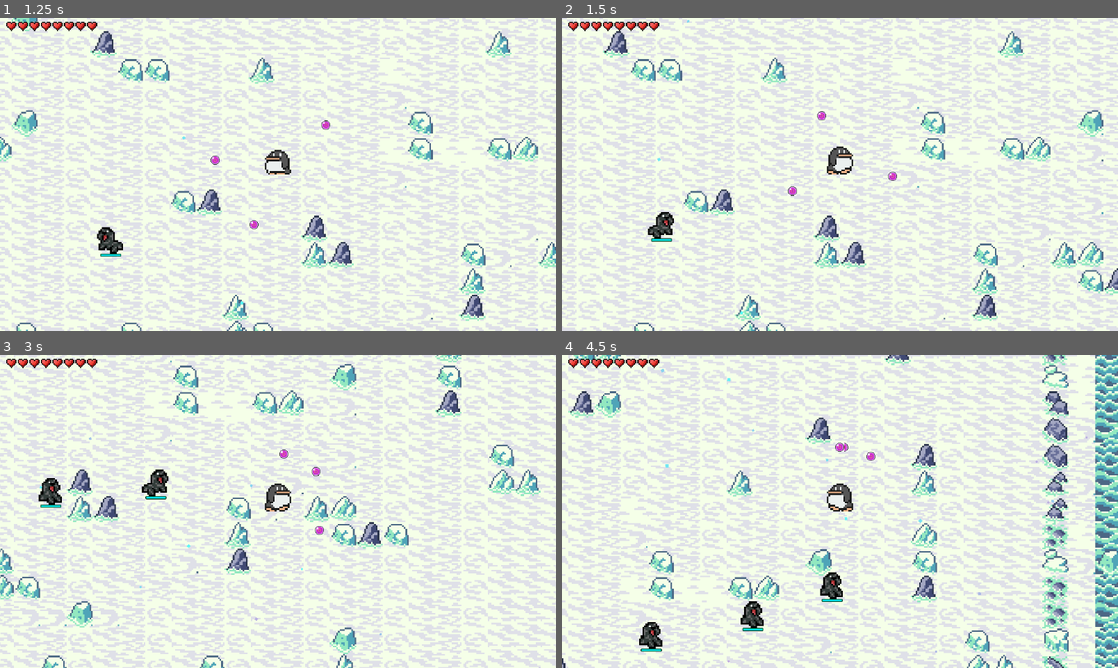
Above: before the commit, frames 1-4 (two rows, left to right).
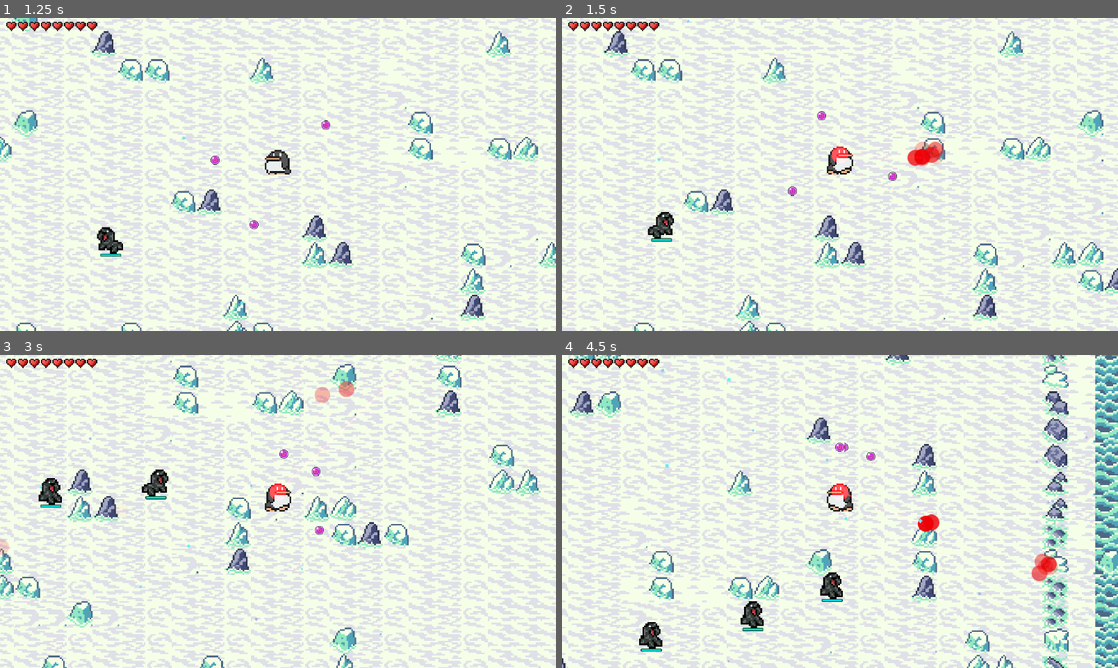
Above: after the commit, the same moments.

Repository: fossaplex/PolarAttack
Game: Godot game, scene res://Scenes/MainMenu/main_menu.tscn
The game is run twice, just before and just after one commit, with the same random seed, the same clock (stepped at 60 frames per second) and the same inputs.
Inputs (mouse positions are in pixels of both pictures, inside the frame that each line leads up to):
- Up to frame 1 (1.25 s): click "START GAME" at 0.5 s
- Up to frame 2 (1.5 s): tap Enter at 1.25 s; move the mouse to (962, 158) at 1.27 s; press the mouse at (962, 158) at 1.28 s; hold D (move_right) from 1.28 s (still down)
- Up to frame 3 (3 s): right-click (400, 495) at 1.55 s; move the mouse to (166, 527) at 2.02 s; release D (move_right) at 2.03 s; release the mouse at (166, 527) at 2.03 s; hold S (move_down) 2.03-2.78 s; right-click (166, 527) at 2.1 s; click (166, 527) at 2.3 s; move the mouse to (333, 442) at 2.77 s; press the mouse at (333, 442) at 2.78 s; hold D (move_right) from 2.78 s (still down)
- Up to frame 4 (4.5 s): right-click (895, 442) at 3.05 s; move the mouse to (812, 574) at 3.52 s; release D (move_right) at 3.53 s; release the mouse at (812, 574) at 3.53 s; hold W (move_up) 3.53-4.28 s; right-click (812, 574) at 3.6 s; click (812, 574) at 3.8 s; move the mouse to (1006, 558) at 4.27 s; press the mouse at (1006, 558) at 4.28 s; hold A (move_left) from 4.28 s (still down)

Frame 1 is identical in both runs. In frame 2, 0.5% of the frame differs, in the area x 48-69%, y 39-48%; in frame 3, 0.4%; in frame 4, 0.6%, in the area x 48-90%, y 40-73%.

Commit message:
Fix mouse click error, add logic for space and enter change, more WIP

Diff:
--- a/Scenes/OptionsMenu/ControlsSettings/hotkey_rebind_button.gd
+++ b/Scenes/OptionsMenu/ControlsSettings/hotkey_rebind_button.gd
@@ -5,6 +5,9 @@
 @onready var button = $HBoxContainer/Button as Button
 
 @export var action_name : String = "move_left"
+
+var mouse_button_pressed = false
+var space_or_enter_pressed = false
 
 func _ready():
 	set_process_unhandled_key_input(false)
@@ -44,27 +47,18 @@
 			button.text = "%s" % action_keycode
 		elif action_event is InputEventMouseButton:
 			var action_mouse = action_event.button_index
-			match action_mouse:
-				1:
-					button.text = "Left Mouse Button"
-				2:
-					button.text = "Right Mouse Button"
+			button.text = "%s" % action_mouse
 		elif action_event is InputEventJoypadMotion:
 			var action_axis = action_event.axis
 			button.text = "%s" % "Joypad Axis: " + str(action_axis)
 	set_process_input(false)
 
-
 func _on_button_toggled(button_pressed):
+	print(button_pressed)
 	if button_pressed:
 		button.text = "Press Any Key/Input..."
 		set_process_unhandled_input(button_pressed)
 		set_process_input(button_pressed)
-		for i in get_tree().get_nodes_in_group("hotkey_button"):
-			if i.action_name != self.action_name:
-				i.button.toggle_mode = false;
-				i.set_process_unhandled_key_input(false)
-				i.set_process_input(false)
 	else:
 		for i in get_tree().get_nodes_in_group("hotkey_button"):
 			if i.action_name != self.action_name:
@@ -73,11 +67,28 @@
 				i.set_process_input(false)
 		set_text_for_input()
 
+#NOTE - This logic works for Space (keycode 32), Enter (keycode 4194309), and Left Clicking.
 func _input(event):
-	print(event)
-	if event is InputEventKey or event is InputEventMouseButton:
-		rebind_action_key(event)
-		button.button_pressed = false
+	if event is InputEventKey:
+		if event.keycode == 32 and space_or_enter_pressed:
+			rebind_action_key(event)
+			button.button_pressed = false
+			space_or_enter_pressed = true
+		elif event.keycode == 4194309 and space_or_enter_pressed:
+			rebind_action_key(event)
+			button.button_pressed = false
+			space_or_enter_pressed = true
+		elif not event.pressed:
+			rebind_action_key(event)
+			space_or_enter_pressed = false
+	elif event is InputEventMouseButton:
+		if event.button_index == MOUSE_BUTTON_LEFT and mouse_button_pressed:
+			rebind_action_key(event)
+			button.button_pressed = false
+			mouse_button_pressed = true
+		elif not event.pressed:
+			rebind_action_key(event)
+			mouse_button_pressed = false
 
 func rebind_action_key(event):
 	InputMap.action_erase_events(action_name)
--- a/Scenes/OptionsMenu/ControlsSettings/hotkey_rebind_button.tscn
+++ b/Scenes/OptionsMenu/ControlsSettings/hotkey_rebind_button.tscn
@@ -38,6 +38,7 @@
 custom_minimum_size = Vector2(200, 0)
 layout_mode = 2
 toggle_mode = true
+keep_pressed_outside = true
 text = "ACTION_KEY"
 
 [connection signal="toggled" from="HBoxContainer/Button" to="." method="_on_button_toggled"]
--- a/Scenes/Resources/PlayerKeybindDefault.tres
+++ b/Scenes/Resources/PlayerKeybindDefault.tres
@@ -22,9 +22,17 @@
 physical_keycode = 87
 unicode = 119
 
+[sub_resource type="InputEventMouseButton" id="InputEventMouseButton_24g60"]
+button_index = 1
+
+[sub_resource type="InputEventMouseButton" id="InputEventMouseButton_ntjsl"]
+button_index = 2
+
 [resource]
 script = ExtResource("1_y86lt")
 DEFAULT_MOVE_LEFT_KEY = SubResource("InputEventKey_3l8eh")
 DEFAULT_MOVE_RIGHT_KEY = SubResource("InputEventKey_ea3g5")
 DEFAULT_MOVE_UP_KEY = SubResource("InputEventKey_ebns2")
 DEFAULT_MOVE_DOWN_KEY = SubResource("InputEventKey_76lb0")
+DEFAULT_PRIMARY_ATTACK_INPUT = SubResource("InputEventMouseButton_24g60")
+DEFAULT_SECONDARY_ATTACK_INPUT = SubResource("InputEventMouseButton_ntjsl")
--- a/Scenes/Resources/PlayerKeybindResource.gd
+++ b/Scenes/Resources/PlayerKeybindResource.gd
@@ -12,7 +12,6 @@
 @export var DEFAULT_MOVE_RIGHT_KEY = InputEventKey.new()
 @export var DEFAULT_MOVE_UP_KEY = InputEventKey.new()
 @export var DEFAULT_MOVE_DOWN_KEY = InputEventKey.new()
-#TODO v
 @export var DEFAULT_PRIMARY_ATTACK_INPUT = InputEventMouseButton.new()
 @export var DEFAULT_SECONDARY_ATTACK_INPUT = InputEventMouseButton.new()
 
--- a/Scenes/Resources/SettingsResource.gd
+++ b/Scenes/Resources/SettingsResource.gd
@@ -3,7 +3,7 @@
 
 #Default Variables
 #Graphics
-const DEFAULT_WINDOW_MODE_INDEX: int = 0
+const DEFAULT_WINDOW_MODE_INDEX: int = 1
 const DEFAULT_RESOLUTION_INDEX: int = 0
 
 #Volume
--- a/autoloads/SaveManager.gd
+++ b/autoloads/SaveManager.gd
@@ -9,6 +9,7 @@
 	load_settings_data()
 
 func on_settings_save(data: Dictionary) -> void:
+	print(data)
 	var save_settings_data_file = FileAccess.open(SETTINGS_SAVE_PATH, FileAccess.WRITE)
 	var json_data_string = JSON.stringify(data)
 	save_settings_data_file.store_line(json_data_string)
--- a/autoloads/SettingsDataContainer.gd
+++ b/autoloads/SettingsDataContainer.gd
@@ -76,7 +76,7 @@
 		return DEFAULT_SETTINGS.DEFAULT_AMBIENT_VOLUME
 	return ambient_volume
 func get_keybinds(action: String):
-	if !loaded_data.has("keybinds"):
+	if loaded_data == {}:
 		match action:
 			keybind_resource.MOVE_LEFT:
 				return keybind_resource.DEFAULT_MOVE_LEFT_KEY
@@ -86,9 +86,9 @@
 				return keybind_resource.DEFAULT_MOVE_UP_KEY
 			keybind_resource.MOVE_DOWN:
 				return keybind_resource.DEFAULT_MOVE_DOWN_KEY
-			keybind_resource.DEFAULT_PRIMARY_ATTACK_INPUT:
+			keybind_resource.PRIMARY_ATTACK:
 				return keybind_resource.DEFAULT_PRIMARY_ATTACK_INPUT
-			keybind_resource.DEFAULT_SECONDARY_ATTACK_INPUT:
+			keybind_resource.SECONDARY_ATTACK:
 				return keybind_resource.DEFAULT_SECONDARY_ATTACK_INPUT
 	else:
 		match action:
@@ -135,31 +135,14 @@
 			keybind_resource.secondary_attack_button = event
 
 func on_keybinds_loaded(data : Dictionary) -> void:
-	var loaded_move_left = InputEventKey.new()
-	var loaded_move_right = InputEventKey.new()
-	var loaded_move_up = InputEventKey.new()
-	var loaded_move_down = InputEventKey.new()
-	var loaded_primary_attack = InputEventMouseButton.new()
-	var loaded_secondary_attack = InputEventMouseButton.new()
-	print(data)
-	print("Break")
-	print(data.move_left)
-	print(data.secondary_attack)
-	print("Break two")
 	if data != null:
 		var getInputs = set_key_or_mouse_input(data)
-		if getInputs != null:
-			pass
-	loaded_move_left.set_physical_keycode(int(data.move_left))
-	loaded_move_right.set_physical_keycode(int(data.move_right))
-	loaded_move_up.set_physical_keycode(int(data.move_up))
-	loaded_move_down.set_physical_keycode(int(data.move_down))
-	loaded_primary_attack.set
-
-	keybind_resource.move_left_key = loaded_move_left
-	keybind_resource.move_right_key = loaded_move_right
-	keybind_resource.move_up_key = loaded_move_up
-	keybind_resource.move_down_key = loaded_move_down
+		keybind_resource.move_left_key = getInputs.move_left
+		keybind_resource.move_right_key = getInputs.move_right
+		keybind_resource.move_up_key = getInputs.move_up
+		keybind_resource.move_down_key = getInputs.move_down
+		keybind_resource.primary_attack_button = getInputs.primary_attack
+		keybind_resource.secondary_attack_button = getInputs.secondary_attack
 
 func set_key_or_mouse_input(currentInputs: Dictionary) -> Dictionary:
 	var tempDictionary : Dictionary = {
@@ -170,23 +153,30 @@
 		"primary_attack" : null,
 		"secondary_attack" : null,
 	}
-	var move_left
-	var move_right
-	var move_up
-	var move_down
-	var primary_attack
-	var secondary_attack
 	for key in currentInputs:
-		print(currentInputs[key])
-		if currentInputs[key].contains("InputEventMouseButton"):
-			tempDictionary[key] = InputEventMouseButton.new()
-		elif currentInputs[key].contains("InputEventMouseButton"):
-			tempDictionary[key] = InputEventKey.new()
-		else:
-			#placeholder for controller support?
-			print("Error, no Keyboard/Mouse detected")
+		if currentInputs[key] != null:
+			if currentInputs[key].contains("InputEventKey"):
+				tempDictionary[key] = InputEventKey.new()
+				tempDictionary[key].set_physical_keycode(int(currentInputs[key]))
+			elif currentInputs[key].contains("InputEventMouseButton"):
+				tempDictionary[key] = InputEventMouseButton.new()
+				var mouse_index = get_input_event_mouse_index(currentInputs[key])
+				if mouse_index != -9999:
+					tempDictionary[key].set_button_index(mouse_index)
+			else:
+				#placeholder for controller support?
+				print("Error, no Keyboard/Mouse detected")
 	return tempDictionary
 
+func get_input_event_mouse_index(currentString : String) -> int:
+	var regex = RegEx.new()
+	regex.compile("(\\d+)")
+	var result = regex.search(currentString)
+	if result:
+		return int(result.get_string())
+	else:
+		# Returning this number as a safety check
+		return -9999
 func on_settings_data_loaded(data: Dictionary) -> void:
 	loaded_data = data
 	set_window_mode_selected(loaded_data.window_mode_index)
--- a/autoloads/SettingsSignalBus.gd
+++ b/autoloads/SettingsSignalBus.gd
@@ -1,5 +1,6 @@
 extends Node
 
+signal rebind_button_toggled(value: bool)
 signal set_subtitles_toggled(value: bool)
 
 signal set_window_mode_selected(index: int)
@@ -14,11 +15,14 @@
 
 signal load_settings_data(settings_dict : Dictionary)
 
+
 func emit_load_settings_data(settings_dict: Dictionary) -> void:
 	load_settings_data.emit(settings_dict)
 func emit_set_settings_dictionary(settings_dict: Dictionary) -> void:
 	set_settings_dictionary.emit(settings_dict)
 
+func emit_rebind_button_toggled(value: bool) -> void:
+	rebind_button_toggled.emit(value)
 func emit_set_subtitles_toggled(value: bool) -> void:
 	set_subtitles_toggled.emit(value)
 
--- a/autoloads/SignalBus.gd
+++ b/autoloads/SignalBus.gd
@@ -1,7 +1,12 @@
 extends Node
+
+#Gui Signals
+signal rebind_button_toggled(value: bool)
+
+func emit_rebind_button_toggled(value: bool) -> void:
+	rebind_button_toggled.emit(value)
 
 signal collect_entity(collectable_entity_resource: BaseCollectableEntity)
 
-
 func emit_collect_entity(collectable_entity_resource: BaseCollectableResource):
 	collect_entity.emit(collectable_entity_resource)
Not shown: 1 places in Scenes/Resources/PlayerKeybindDefault.tres that only renumber resources
